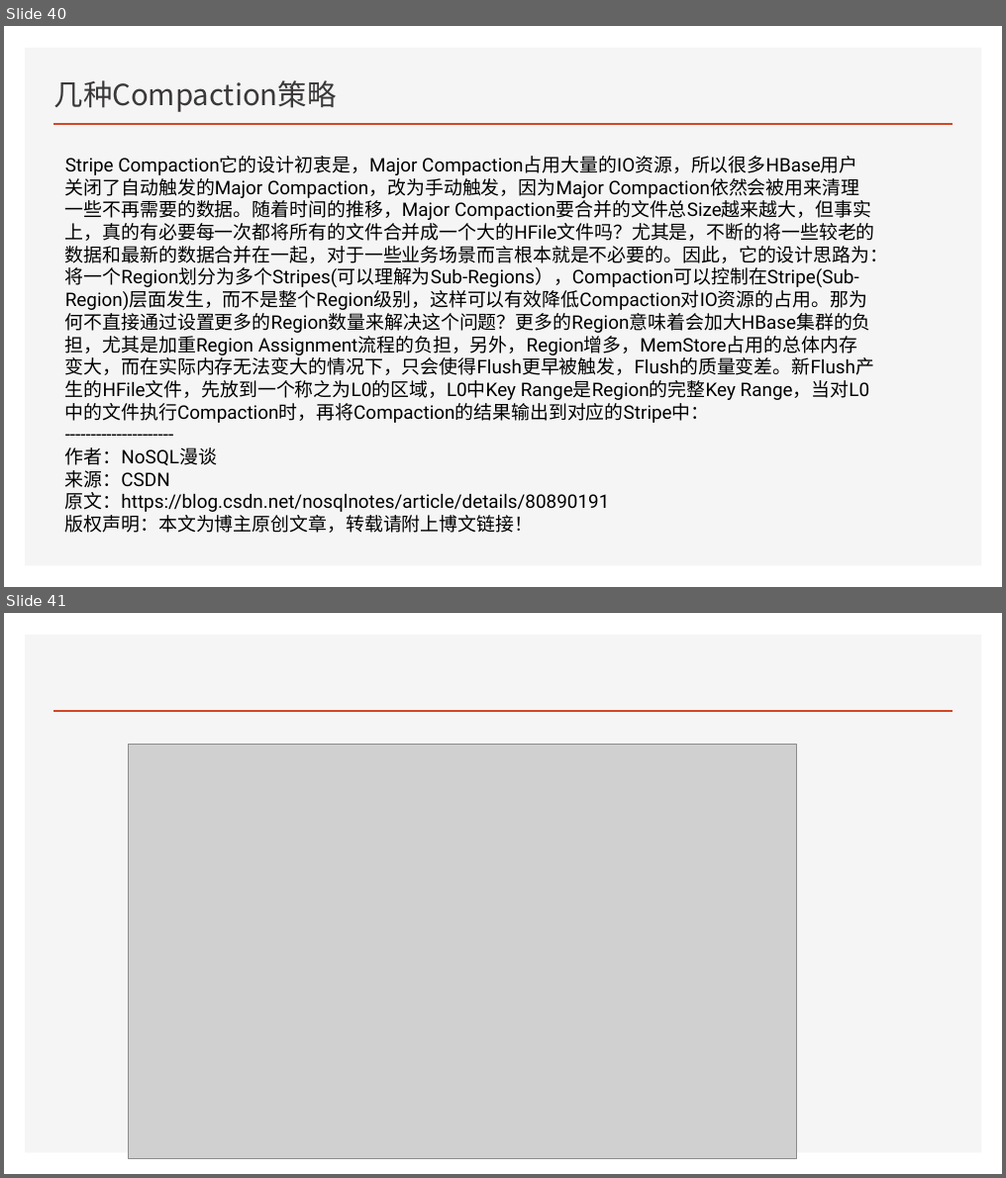
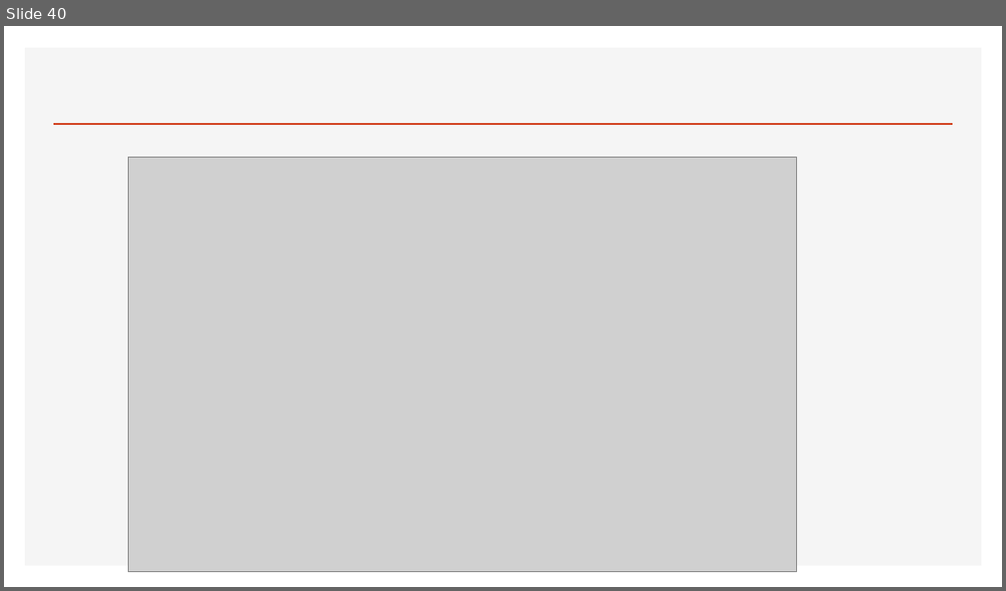
Before and after one commit to Zhangwusheng/Zhangwusheng.github.io, a slide deck: _posts/Hbase基本原理副本.pptx. Shown one above the other, each under a label of ours: slides 40 and 41 before the commit, slide 40 after it. The pictures are 1006x1178 and 1006x591 pixels, drawn with LibreOffice and Linux fonts; fonts in the diff are those of the drawing; grey boxes stand for pictures. Boxes give left, top, right and bottom in pixels: in the first picture for what was removed or moved away, otherwise in the second. Text is boxed around its words. In the diff, an @@ line names an element or a change of style, - is before the commit and + after.

```diff
--- a/_posts/Hbase基本原理副本.pptx
+++ b/_posts/Hbase基本原理副本.pptx
@@ slide 40 removed at [4, 26, 1002, 587], background #FFFFFF; not listed: 2 template elements that a slide beside it also shows @@
@@ title removed at [54, 80, 337, 112] @@
-几种Compaction策略
@@ text removed at [65, 156, 889, 533] @@
-Stripe Compaction它的设计初衷是，Major Compaction占用大量的IO资源，所以很多HBase用户关闭了自动触发的Major Compaction，改为手动触发，因为Major Compaction依然会被用来清理一些不再需要的数据。随着时间的推移，Major Compaction要合并的文件总Size越来越大，但事实上，真的有必要每一次都将所有的文件合并成一个大的HFile文件吗？尤其是，不断的将一些较老的数据和最新的数据合并在一起，对于一些业务场景而言根本就是不必要的。因此，它的设计思路为：将一个Region划分为多个Stripes(可以理解为Sub-Regions），Compaction可以控制在Stripe(Sub-Region)层面发生，而不是整个Region级别，这样可以有效降低Compaction对IO资源的占用。那为何不直接通过设置更多的Region数量来解决这个问题？更多的Region意味着会加大HBase集群的负担，尤其是加重Region Assignment流程的负担，另外，Region增多，MemStore占用的总体内存变大，而在实际内存无法变大的情况下，只会使得Flush更早被触发，Flush的质量变差。新Flush产生的HFile文件，先放到一个称之为L0的区域，L0中Key Range是Region的完整Key Range，当对L0中的文件执行Compaction时，再将Compaction的结果输出到对应的Stripe中：
----------------------
-作者：NoSQL漫谈
-来源：CSDN
-原文：https://blog.csdn.net/nosqlnotes/article/details/80890191
-版权声明：本文为博主原创文章，转载请附上博文链接！
@@ what was slide 41 is now slide 40 @@
```
Also in this commit, not shown: 2 slides changed, 5 slides added, 5 other slides removed, 1 other file.
